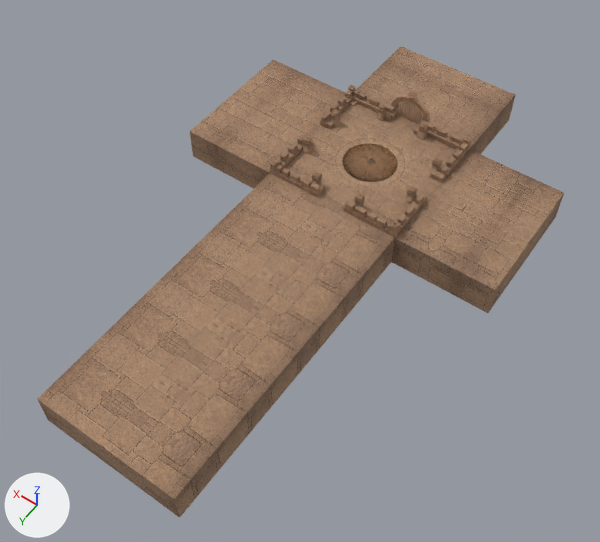
One commit to the FBX model Assets/Models/Walls/Rooftop_Base_Z.fbx: the scene before it, then after it.
Before and after are seen from a 50 mm lens placed at (-25.9, 47.0, 52.3), pointed at (-1.0, 12.2, -2.4). The axes (+X, +Y, +Z) are drawn at lower left. The lights are the same throughout. The first picture is the older version. Where no turn or scale is listed for an object, it has been applied to the vertices.

Names of what the first picture shows: 'Rooftop_Base_Z' and 2 more.
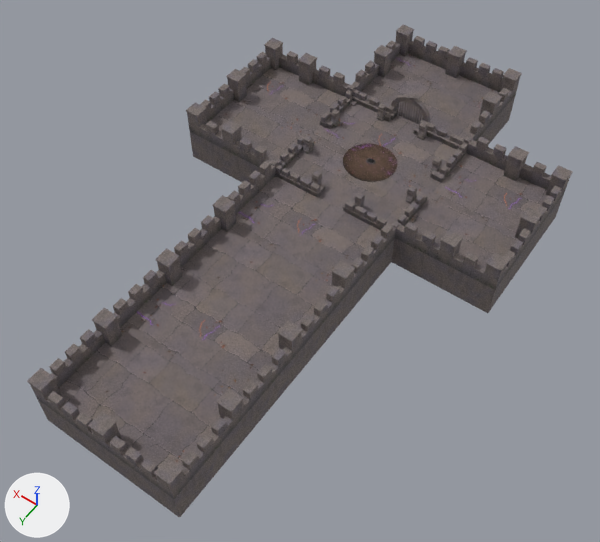
Patch to the scene script:
```diff
--- a/Assets/Models/Walls/Rooftop_Base_Z.fbx.py
+++ b/Assets/Models/Walls/Rooftop_Base_Z.fbx.py
@@ img_rooftop_wall_normal_png @@
+img_rooftop_wall_normal_png = load_image('rooftop_wall_normal.png', '../../M_Textures/Combos/Rock_Stylize_Set_1/rooftop_wall_normal.png', 2048, 2048, 'Non-Color')
@@ img_rooftop_wall_albedo_png @@
+img_rooftop_wall_albedo_png = load_image('rooftop_wall_albedo.png', '../../M_Textures/Combos/Rock_Stylize_Set_1/rooftop_wall_albedo.png', 2048, 2048, 'sRGB')
@@ img_rooftop_pit_cursed_emission_png @@
+img_rooftop_pit_cursed_emission_png = load_image('rooftop_pit_cursed_emission.png', '../../M_Textures/Combos/Rock_Stylize_Set_1/rooftop_pit_cursed_emission.png', 1024, 1024, 'sRGB')
@@ img_rooftop_pit_cursed_albedo_png @@
+img_rooftop_pit_cursed_albedo_png = load_image('rooftop_pit_cursed_albedo.png', '../../M_Textures/Combos/Rock_Stylize_Set_1/rooftop_pit_cursed_albedo.png', 1024, 1024, 'sRGB')
@@ img_rooftop_cursed_albedo_png @@
+img_rooftop_cursed_albedo_png = load_image('rooftop_cursed_albedo.png', '../../M_Textures/Combos/Rock_Stylize_Set_1/rooftop_cursed_albedo.png', 2048, 2048, 'sRGB')
@@ img_rooftop_cursed_normal_png @@
+img_rooftop_cursed_normal_png = load_image('rooftop_cursed_normal.png', '../../M_Textures/Combos/Rock_Stylize_Set_1/rooftop_cursed_normal.png', 1024, 1024, 'Non-Color')
@@ img_rooftop_cursed_emission_png @@
+img_rooftop_cursed_emission_png = load_image('rooftop_cursed_emission.png', '../../M_Textures/Combos/Rock_Stylize_Set_1/rooftop_cursed_emission.png', 1024, 1024, 'sRGB')
@@ mat_rooftop_wall @@
+mat_rooftop_wall = bpy.data.materials.new('Rooftop_Wall')
+# uses the picture img_rooftop_wall_albedo_png
+# uses the picture img_rooftop_wall_normal_png
@@ mat_rooftop_pit_cursed @@
+mat_rooftop_pit_cursed = bpy.data.materials.new('Rooftop_Pit_Cursed')
+# uses the picture img_rooftop_pit_cursed_albedo_png
+# uses the picture img_rooftop_pit_cursed_emission_png
@@ mat_rooftop_cursed @@
+mat_rooftop_cursed = bpy.data.materials.new('Rooftop_Cursed')
+# uses the picture img_rooftop_cursed_albedo_png
+# uses the picture img_rooftop_cursed_emission_png
+# uses the picture img_rooftop_cursed_normal_png
@@ me_rooftop_base_z_003 @@
 me_rooftop_base_z_003.from_pydata(...)  # 1482 vertices, 1226 faces; spans x -15.6..15.6, y -15.6..34.0, z -3.2..1.5
 # used by ob_rooftop_base_z; location = (0.0, 0.0, 0.0)
+# me_rooftop_base_z_003 part 1: 70 of the faces centred in x -14.1..14.1, y -14.1..32.5, z 0.0 switch from mat_soil_surface (picture img_rock_stylize_albedo_png) to mat_rooftop_cursed
+# me_rooftop_base_z_003 part 2: 72 of the faces centred in x -2.4..2.4, y -2.2..2.5, z -3.2..0.0 switch from mat_soil_surface (picture img_rock_stylize_albedo_png) to mat_rooftop_pit_cursed
+# me_rooftop_base_z_003 part 3: 1084 of the faces centred in x -15.6..15.6, y -15.6..34.0, z -3.2..1.5 switch from mat_soil_surface (picture img_rock_stylize_albedo_png) to mat_rooftop_wall
+# me_rooftop_base_z_003 part 4: texture (UV) coordinates of 1154 of 1226 faces, centred in x -15.6..15.6, y -15.6..34.0, z -3.2..1.5, changed; they spanned u -0.19..1.2, v -0.22..1.22 and now span u -5.32..5.32, v -5.32..2.69
@@ me_rooftop_base_z_battlements @@
+me_rooftop_base_z_battlements.from_pydata(...)  # 1150 vertices, 864 faces; spans x -15.7..15.7, y -15.7..34.1, z 0.0..2.6
+me_rooftop_base_z_battlements.materials.append(mat_rooftop_wall)
@@ ob_rooftop_base_z_battlements @@
+ob_rooftop_base_z_battlements = bpy.data.objects.new('Rooftop_Base_Z_Battlements', me_rooftop_base_z_battlements)
+ob_rooftop_base_z_battlements.location = (0.0, 0.0, 0.0)
```

Pixel boxes (x1, y1, x2, y2) of what changed, in the pictures (600 x 542 px):
'Rooftop_Base_Z', recoloured, surface changed (brown to grey): (38, 54, 564, 518) in both
'Rooftop_Base_Z_Battlements', added: after (27, 25, 573, 499)
part 1 of me_rooftop_base_z_003, recoloured (beige to grey): before (38, 46, 564, 499); after (58, 54, 547, 486)
part 2 of me_rooftop_base_z_003, recoloured (darker): (343, 143, 397, 182) in both
part 3 of me_rooftop_base_z_003, recoloured: (38, 85, 564, 518) in both
part 4 of me_rooftop_base_z_003, surface changed (beige to grey): before (38, 46, 564, 518); after (38, 54, 564, 518)
